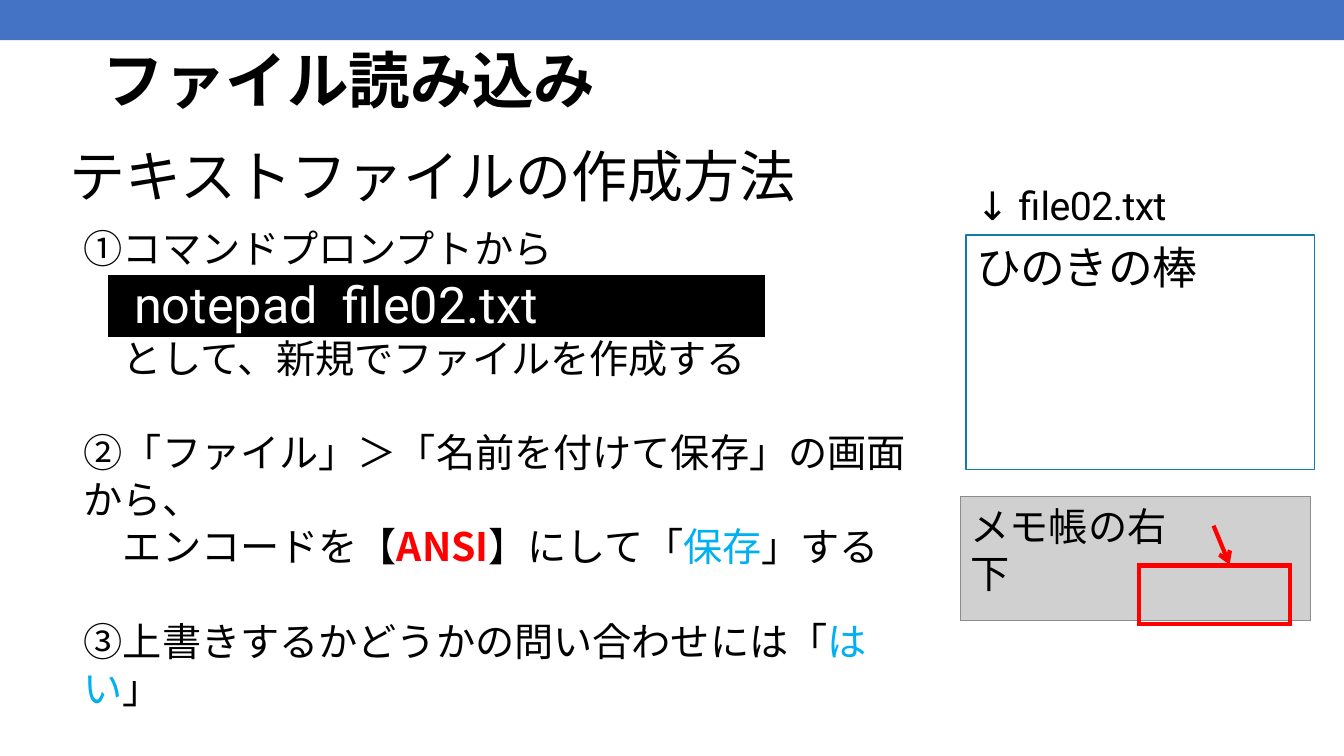
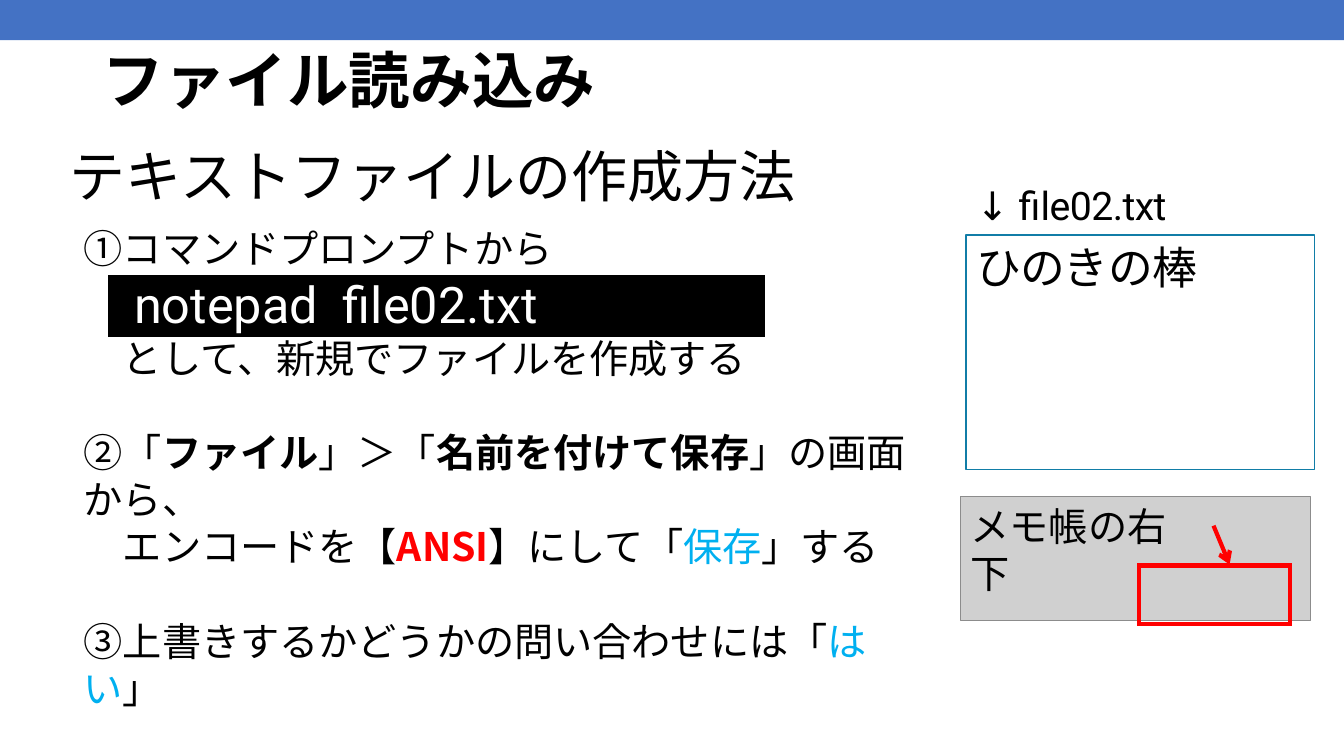
Before and after one commit to kic-murata/cpp2025, a slide deck: slide 13 of 授業資料/授業資料：ファイル処理.pptx. Drawn at 1344x756 pixels with LibreOffice and Linux fonts; fonts in the diff are those of the drawing; grey boxes stand for pictures. Boxes give left, top, right and bottom in pixels: in the first picture for what was removed or moved away, otherwise in the second. Text is boxed around its words. In the diff, an @@ line names an element or a change of style, - is before the commit and + after.

```diff
--- a/授業資料/授業資料：ファイル処理.pptx
+++ b/授業資料/授業資料：ファイル処理.pptx
@@ text at (84,333,906,565): bold on in "②「ファイル」＞「名前を付けて保存」の画面から、" @@
```
Also in this commit, not shown: 9 other slides changed, 1 slide added, 1 other file.
